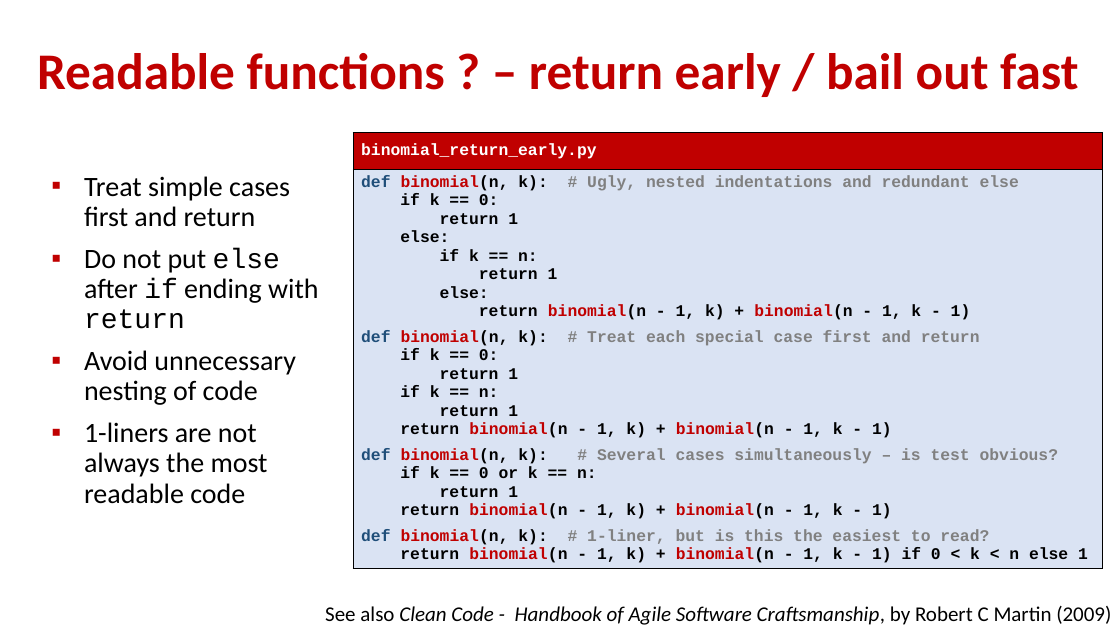
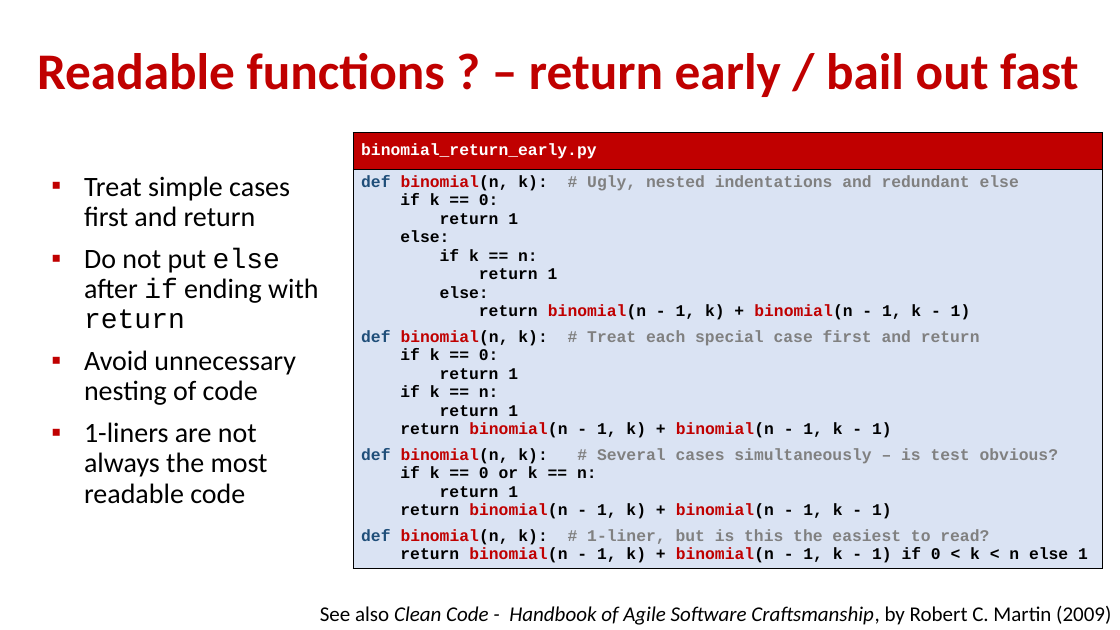
Before and after one commit to gsbrodal/gsbrodal.github.io, a slide deck: slide 8 of ipsa/slides/recursion.pptx. Drawn at 1120x630 pixels with LibreOffice and Linux fonts; fonts in the diff are those of the drawing. Boxes give left, top, right and bottom in pixels: in the first picture for what was removed or moved away, otherwise in the second. Text is boxed around its words. In the diff, an @@ line names an element or a change of style, - is before the commit and + after.

Commit message:
exercises.html all-slides.pdf recursion.pdf recursion.pptx

```diff
--- a/ipsa/slides/recursion.pptx
+++ b/ipsa/slides/recursion.pptx
@@ text at (320,606,1111,625): text changed @@
-See also Clean Code - Handbook of Agile Software Craftsmanship, by Robert C Martin (2009)
+See also Clean Code - Handbook of Agile Software Craftsmanship, by Robert C. Martin (2009)
```
Also in this commit, not shown: 3 other files.
